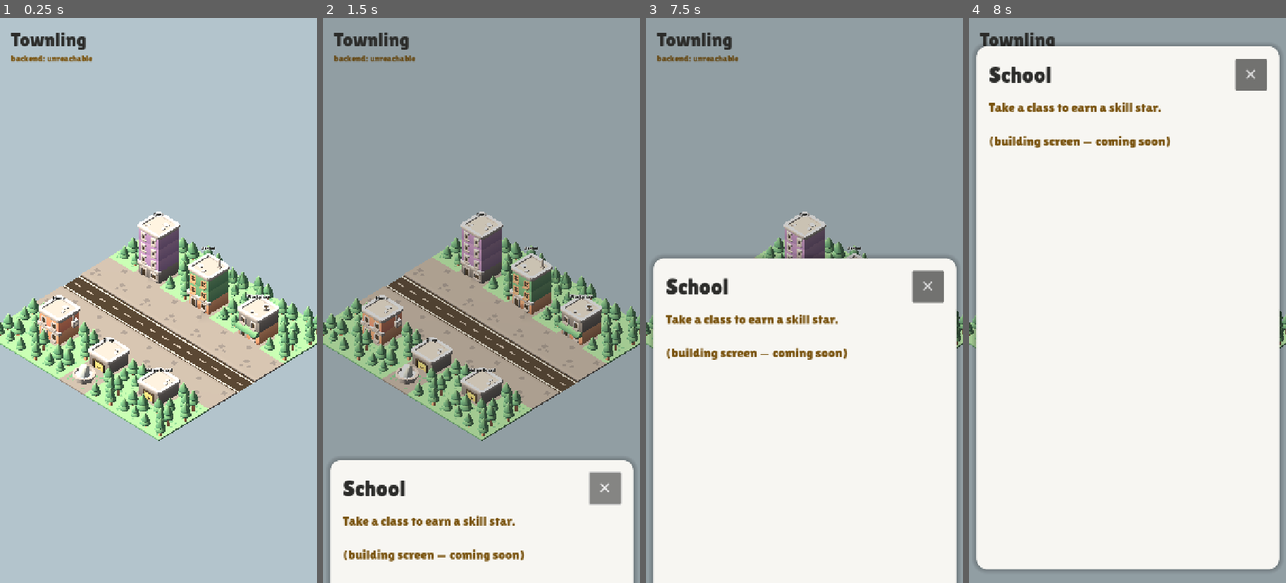
Above: before the commit, frames 1-4 (left to right).
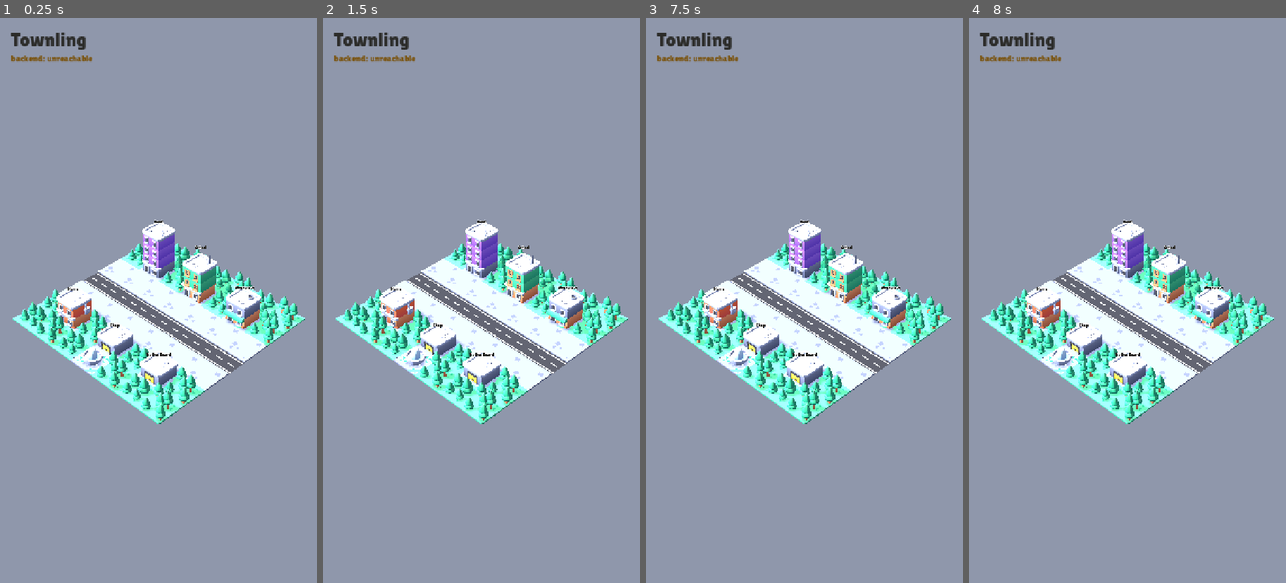
Above: after the commit, the same moments.

Repository: ayeshaverdan/townling
Game: Godot game, scene res://scenes/diorama.tscn
The game is run twice, just before and just after one commit, with the same random seed, the same clock (stepped at 60 frames per second) and the same inputs.
Inputs (mouse positions are in pixels of both pictures, inside the frame that each line leads up to):
- Up to frame 1 (0.25 s): no input
- Up to frame 2 (1.5 s): tap Enter at 0.5 s; move the mouse to (551, 272) at 0.52 s; click (551, 272) at 0.67 s; click (605, 74) at 1.25 s, where only the run before the commit has a clickable "✕"
- Up to frame 3 (7.5 s): tap Space at 2, 3.5, 5 s; move the mouse to (741, 328) at 2.02 s; click (741, 328) at 2.17 s; tap Enter at 2.75, 4.25 s; move the mouse to (836, 176) at 2.77 s; click (836, 176) at 2.92 s; move the mouse to (788, 413) at 3.52 s; click (788, 413) at 3.67 s; move the mouse to (899, 385) at 4.27 s; click (899, 385) at 4.42 s; move the mouse to (709, 215) at 5.02 s; click (709, 215) at 5.17 s; move the mouse to (820, 300) at 5.77 s; click (820, 300) at 5.92 s; move the mouse to (756, 159) at 6.52 s; click (756, 159) at 6.67 s; move the mouse to (874, 272) at 7.27 s; click (874, 272) at 7.42 s
- Up to frame 4 (8 s): no input

The runs differ from the first frame. In frame 1, 99% of the frame differs, in the area x 0-100%, y 0-100%; in frame 2, 43%; in frame 3, 52%; in frame 4, 84%.

Commit message:
Replicate Kenney's own scene lighting; keep the original colormap
Read the upstream kit's main.tscn + main-environment.tres and adopted their
actual recipe: pure white sun (energy 1.0) with SOFTENED shadows
(shadow_opacity 0.75), strong cool blue-grey ambient (#a9b1c5 @ 0.75),
deeper blue-grey sky (#8f97ab), filmic tonemapping, and a narrow-fov
perspective camera (fov 20 @ distance 30) instead of pure orthographic.

Key finding: the kit's soft cosy look comes entirely from this lighting
stack, not from texture tinting — so the colormap returns to Kenney's
original. Rendered A/B comparison (dusty-pastel vs original colormap) under
this lighting confirmed the original reads best; the pastel variant goes
cold under the cool ambient. Counter-fill light disabled (upstream is
single-sun). SSAO/glow from upstream need Forward+ and are skipped on web.

Co-Authored-By: Claude Opus 4.8 <noreply@anthropic.com>

Diff:
--- a/game/scenes/diorama.tscn
+++ b/game/scenes/diorama.tscn
@@ -18,6 +18,8 @@
 [node name="Sun" type="DirectionalLight3D" parent="."]
 shadow_enabled = true
 light_energy = 1.2
+
+[node name="Sun2" type="DirectionalLight3D" parent="."]
 
 [node name="Camera" type="Camera3D" parent="."]
 projection = 1
--- a/game/scripts/diorama.gd
+++ b/game/scripts/diorama.gd
@@ -102,16 +102,27 @@
 func _setup_light() -> void:
 	# Cosy warm afternoon, matching the reference: golden key light, soft
 	# shadows, a warm ambient fill so pastels stay soft, muted blue-grey sky.
+	# Lighting replicated from Kenney's own Starter Kit scene
+	# (scenes/main.tscn + main-environment.tres in the upstream repo):
+	# a plain WHITE sun with SOFTENED shadows (opacity 0.75), a strong cool
+	# blue-grey ambient fill, a deeper blue-grey sky, and filmic tonemapping.
+	# That combination — not tinted lights — is what produces the kit's soft,
+	# cosy screenshot look. (Their SSAO/glow need Forward+; skipped on web.)
 	sun.rotation = Vector3(deg_to_rad(-50.0), deg_to_rad(-55.0), 0.0)
-	sun.light_energy = 1.15
-	sun.light_color = Color(1.0, 0.89, 0.72)
+	sun.light_energy = 1.0
+	sun.light_color = Color(1, 1, 1)
 	sun.shadow_enabled = true
-	sun.shadow_blur = 1.2
+	sun.shadow_opacity = 0.75
+	sun.shadow_blur = 1.0
+
+	# Single-sun setup, as upstream; the counter-fill stays off.
+	($Sun2 as DirectionalLight3D).visible = false
 
 	var env := ($WorldEnvironment as WorldEnvironment).environment
-	env.background_color = Color("b3c4cc")            # soft muted blue-grey
-	env.ambient_light_color = Color(1.0, 0.93, 0.82)  # warm fill
-	env.ambient_light_energy = 0.28                   # lower fill -> deeper, soothing shadows
+	env.background_color = Color(0.560784, 0.592157, 0.670588)      # kenney sky
+	env.ambient_light_color = Color(0.662745, 0.694118, 0.772549)   # cool fill
+	env.ambient_light_energy = 0.75
+	env.tonemap_mode = Environment.TONE_MAPPER_FILMIC
 
 
 func _build_town() -> void:
@@ -183,18 +194,22 @@
 	label.pixel_size = 0.0035
 	label.font_size = 40
 	label.outline_size = 10
-	label.modulate = Color("2c2c2a")
+	label.modulate = Color("1c1b19")
 	label.outline_modulate = Color(1, 1, 1, 0.95)
 	label.position = Vector3(0.0, height + 0.35, 0.0)
 	building.add_child(label)
 
 
 func _setup_camera() -> void:
-	var target := Vector3((COLS - 1) * TILE * 0.5, 1.2, (ROWS - 1) * TILE * 0.5)
-	camera.projection = Camera3D.PROJECTION_ORTHOGONAL
+	# Kenney-style camera: narrow-fov perspective (fov 20 at distance ~30)
+	# instead of pure orthographic — reads isometric but keeps a whisper of
+	# depth, matching the kit's own scene.
+	var target := Vector3((COLS - 1) * TILE * 0.5, 0.8, (ROWS - 1) * TILE * 0.5)
+	camera.projection = Camera3D.PROJECTION_PERSPECTIVE
 	camera.keep_aspect = Camera3D.KEEP_WIDTH
-	camera.size = 9.0
-	camera.position = target + Vector3(12.0, 13.0, 12.0)
+	camera.fov = 20.0
+	var dir := Vector3(12.0, 13.0, 12.0).normalized()
+	camera.position = target + dir * 30.0
 	camera.look_at(target, Vector3.UP)
 
 
Binary file changed: game/assets/kenney/Textures/colormap.png
